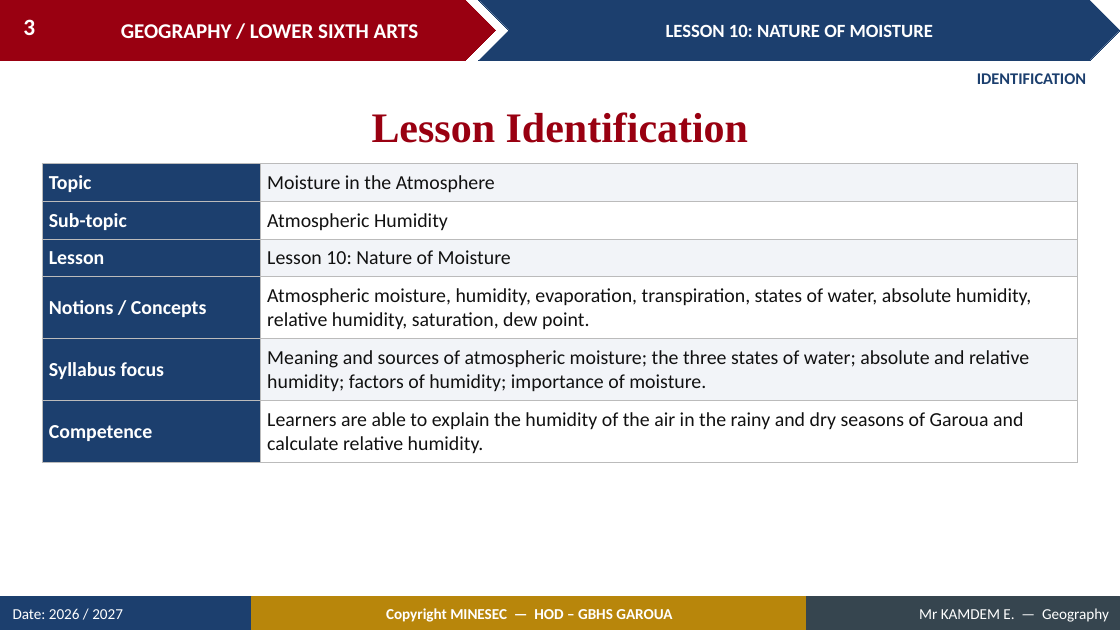
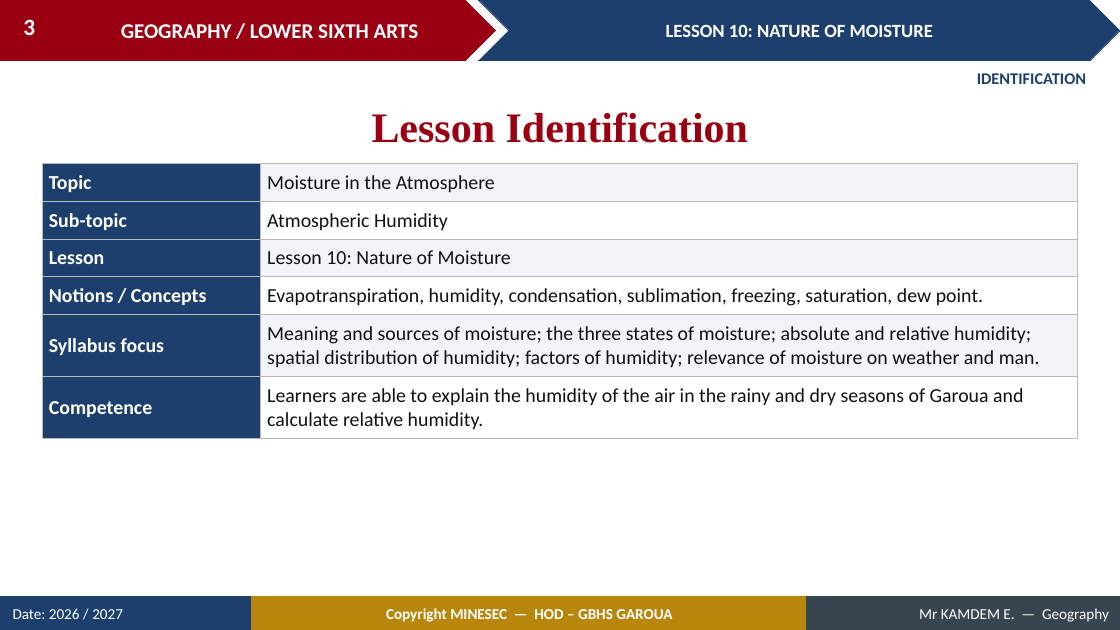
Before and after one commit to Berthautk/linea-github, a slide deck: slide 3 of lecons/LSA/Meteorology/10_LSA_MET_L10_Nature_of_Moisture.pptx. Drawn at 1120x630 pixels with LibreOffice and Linux fonts; fonts in the diff are those of the drawing. Boxes give left, top, right and bottom in pixels: in the first picture for what was removed or moved away, otherwise in the second. Text is boxed around its words. In the diff, an @@ line names an element or a change of style, - is before the commit and + after.

```diff
--- a/lecons/LSA/Meteorology/10_LSA_MET_L10_Nature_of_Moisture.pptx
+++ b/lecons/LSA/Meteorology/10_LSA_MET_L10_Nature_of_Moisture.pptx
@@ table at [42,164,1078,434] @@
-row 4, column 2: Atmospheric moisture, humidity, evaporation, transpiration, states of water, absolute humidity, relative humidity, saturation, dew point.
+row 4, column 2: Evapotranspiration, humidity, condensation, sublimation, freezing, saturation, dew point.
-row 5, column 2: Meaning and sources of atmospheric moisture; the three states of water; absolute and relative humidity; factors of humidity; importance of moisture.
+row 5, column 2: Meaning and sources of moisture; the three states of moisture; absolute and relative humidity; spatial distribution of humidity; factors of humidity; relevance of moisture on weather and man.
```
Also in this commit, not shown: 22 other slides changed, 28 slides added, 14 slides removed, 5 other files.
